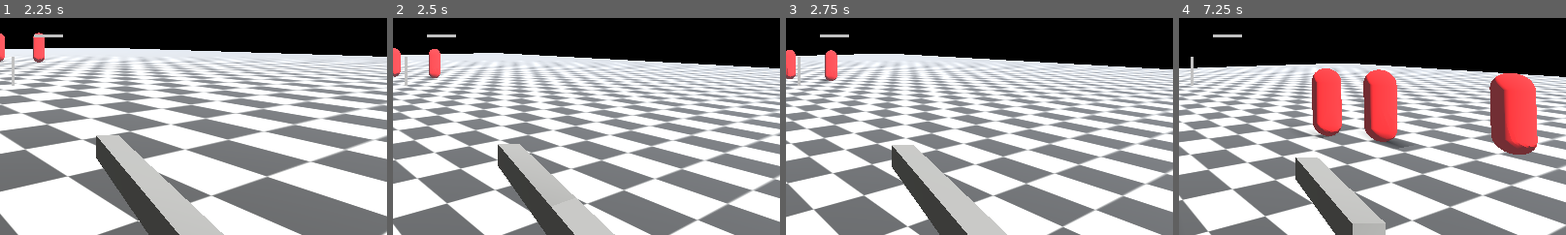
Above: before the commit, frames 1-4 (left to right).
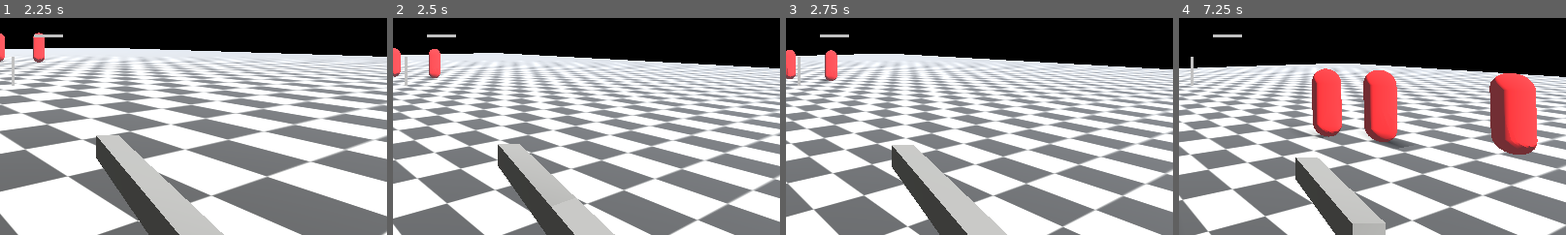
Above: after the commit, the same moments.

Repository: Octopodes-Nuts/FracturedExodus
Game: Godot game, scene res://ui/main_menu/MainMenu.tscn
Two runs of this game, one before a commit and one after it. Both use one fixed random seed, a clock stepped at 60 frames per second and the inputs below.
Inputs (mouse positions are % of the whole screen's width and height, from its top left):
- Up to frame 1 (2.25 s): click "Enter Test Scene" at 0.5 s; move the mouse to (49, 52) at 1.27 s; hold Right mouse button (ads) 1.28-2.03 s; hold W (move_forward) from 1.28 s (still down); click (49, 52) at 1.42 s; tap Space (jump) at 1.52 s; move the mouse to (57, 51) at 2.02 s; tap C (crouch) at 2.1 s
- Up to frame 2 (2.5 s): keep holding W (move_forward); tap Space (jump) at 2.27 s
- Up to frame 3 (2.75 s): keep holding W (move_forward)
- Up to frame 4 (7.25 s): move the mouse to (42, 49) at 2.77 s; tap 4 (equipment_1) at 2.85 s; move the mouse to (51, 50) at 3.52 s; release W (move_forward) at 3.53 s; hold A (move_left) 3.53-4.28 s; tap 5 (equipment_2) at 3.6 s; click (51, 50) at 3.67 s; tap Space (jump) at 3.77, 4.52, 5.27, 6.77 s; move the mouse to (46, 48) at 4.27 s; press the mouse at (46, 48) at 4.28 s; hold W (move_forward) 4.28-6.53 s; move the mouse to (55, 50) at 5.02 s; release the mouse at (55, 50) at 5.03 s; tap E (interact) at 5.1 s; move the mouse to (45, 50) at 5.77 s; tap 1 (primary_weapon) at 5.85 s; click (45, 50) at 5.92 s; move the mouse to (52, 48) at 6.52 s; hold D (move_right) from 6.53 s (still down); tap 2 (secondary_weapon) at 6.6 s
The pictures show only the part of the screen within x 48-98%, y 46-96%; the shares and areas given below are measured in that part.

Frames 1-3 are identical in both runs. In frame 4, 0.1% of the frame differs, in the area x 34-93%, y 23-62%.
Error in both runs: Invalid assignment of property or key 'ads' with value of type 'bool' on a base object of type 'Node3D (MedPack)'. (res://behavior/player/movement/DefaultContr…

Commit message:
add scan state

Diff:
--- a/src/behavior/ai/basic_enemy/BasicEnemy.gd
+++ b/src/behavior/ai/basic_enemy/BasicEnemy.gd
@@ -38,8 +38,10 @@
 # on the noise function, the creator of the noise is assigned as the target and
 # the ai should turn to look at the player and commence chase
 func noise(direction: Vector3):
-	Awareness = AwarenessState.AWARE
-	update_target_location(direction)
+	if Awareness != AwarenessState.PERSUIT or \
+		Awareness != AwarenessState.RETREAT:
+		Awareness = AwarenessState.AWARE
+		update_target_location(direction)
 
 func _ready():
 	pass # Replace with function body.
@@ -53,17 +55,20 @@
 func _die():
 	queue_free()
 
+@export var scan_time: float = 1.5
+@export var current_scan_time: float = 0.0
+
 # This step is to evaluate what the enemy can see
 # And make a decision as to its current state
-func evaluate():
+func evaluate(delta):
 	if Awareness == AwarenessState.IDLE:
 		# find a random position to move to
 		randomize()
-		var positive_x = randf_range(10.0, 30.0)
-		var negative_x = randf_range(-30.0, -10.0)
+		var positive_x = randf_range(5.0, 10.0)
+		var negative_x = randf_range(-10.0, -5.0)
 
-		var positive_y = randf_range(10.0, 30.0)
-		var negative_y = randf_range(-30.0, -10.0)
+		var positive_y = randf_range(5.0, 10.0)
+		var negative_y = randf_range(-10.0, -5.0)
 
 		var x = 0
 		if abs(negative_x) > positive_x:
@@ -84,40 +89,46 @@
 
 		return (navigation.get_next_path_position() - global_transform.origin).normalized()
 
-	if Awareness == AwarenessState.PATROL:
+	elif Awareness == AwarenessState.PATROL:
 		# continue along current path
+		# patrolling should take place within a certain range of the AI's home location
 		if navigation.distance_to_target() < 2.0:
-			Awareness = AwarenessState.IDLE
-			print(navigation.target_position)
-			print(global_transform.origin)
+			current_scan_time = scan_time
+			Awareness = AwarenessState.SCAN
 		else:
 			return (navigation.get_next_path_position() - global_transform.origin).normalized()
 
-	if Awareness == AwarenessState.AWARE:
+	elif Awareness == AwarenessState.SCAN:
+		current_scan_time -= delta
+		if current_scan_time <= 0:
+			Awareness = AwarenessState.IDLE
+
+		return Vector3.ZERO
+
+	elif Awareness == AwarenessState.AWARE:
 
 		if navigation.distance_to_target() < 2.0:
 			Awareness = AwarenessState.IDLE
 		else:
 			return (navigation.get_next_path_position() - global_transform.origin).normalized()
 
-	if Awareness == AwarenessState.PERSUIT:
+	elif Awareness == AwarenessState.PERSUIT:
 		# actively chase player
 		pass
-	if Awareness == AwarenessState.RETREAT:
+	elif Awareness == AwarenessState.RETREAT:
 		# run away from player
 		pass
 
 	return Vector3.ZERO
 
 func _physics_process(delta):
-	var current_location = global_transform.origin
 	var heading: Vector3 = Vector3.ZERO
 
 	# this can be sped up significantly, this calculation does not have to be done every frame
 	# if navigation.target_position != Vector3.ZERO or not navigation.target_reached:
 	# 	heading = (navigation.get_next_path_position() - current_location).normalized() * speed * delta
 
-	heading = evaluate() * speed * delta
+	heading = evaluate(delta) * speed * delta
 
 	if not is_on_floor():
 		gravity_direction += Vector3.DOWN * gravity * delta
